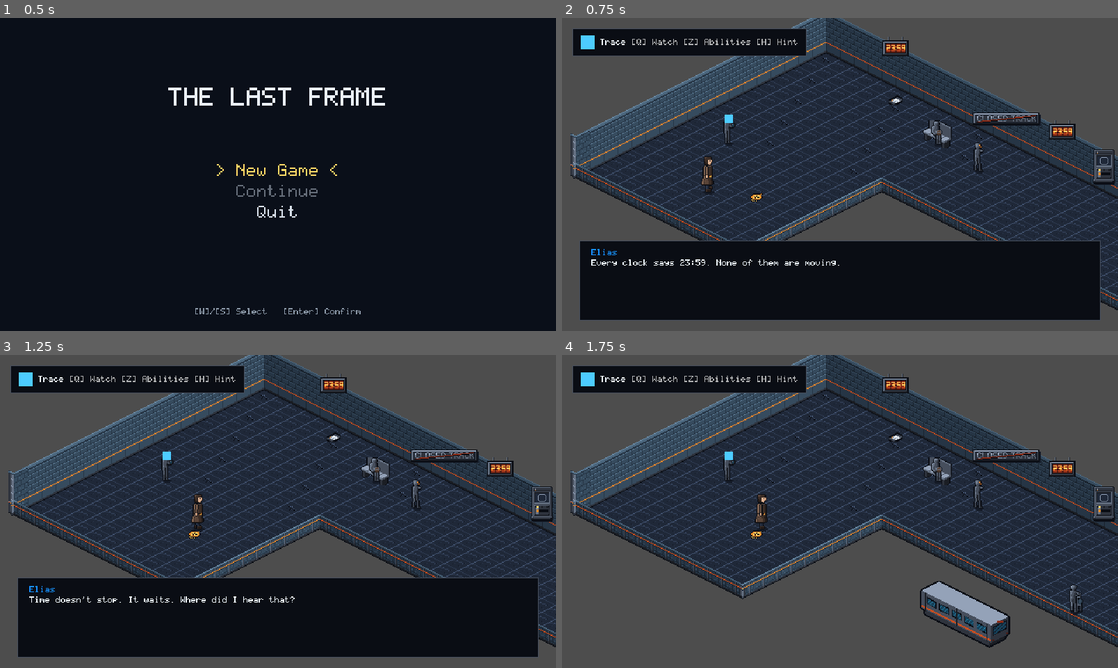
Above: before the commit, frames 1-4 (two rows, left to right).
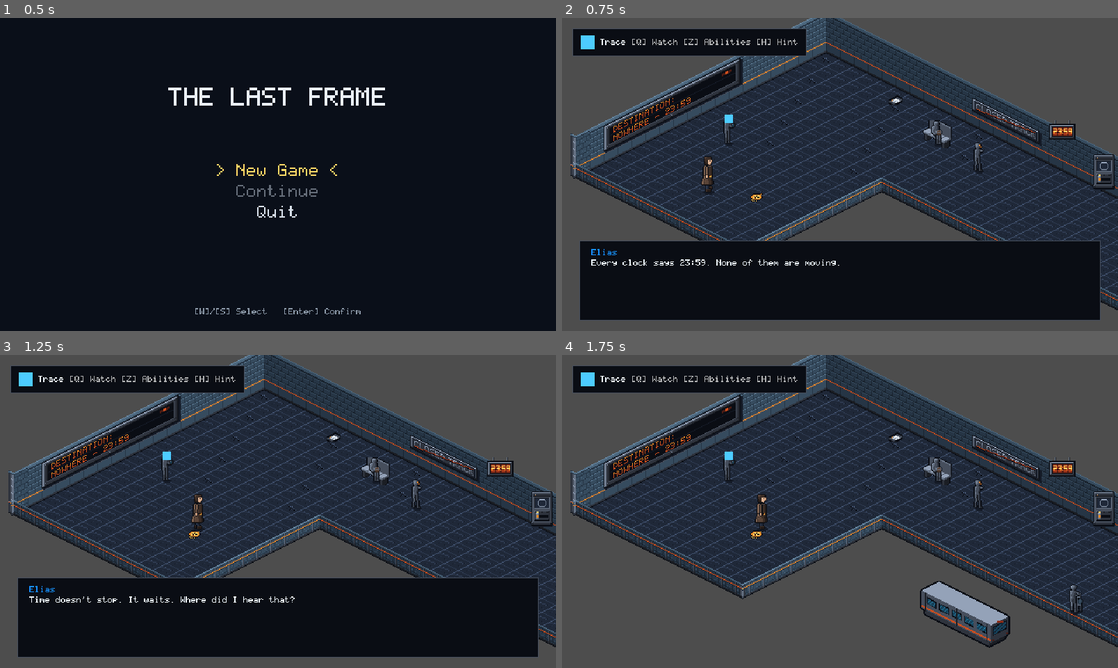
Above: after the commit, the same moments.

Repository: Zeeynrs/the-last-frame
Game: Godot game, scene res://scenes/boot/Boot.tscn
The game is run twice, just before and just after one commit, with the same random seed, the same clock (stepped at 60 frames per second) and the same inputs.
Inputs (mouse positions are in pixels of both pictures, inside the frame that each line leads up to):
- Up to frame 1 (0.5 s): no input
- Up to frame 2 (0.75 s): tap Enter at 0.5 s; move the mouse to (962, 158) at 0.52 s; hold D (move_right) from 0.53 s (still down); hold Mouse wheel down (ability_next) from 0.53 s (still down); click (962, 158) at 0.67 s
- Up to frame 3 (1.25 s): keep holding D (move_right); keep holding Mouse wheel down (ability_next); tap Space at 0.77 s
- Up to frame 4 (1.75 s): release D (move_right) at 1.25 s; release Mouse wheel down (ability_next) at 1.25 s; drag from (728, 527) to (1062, 508) at 1.27 s

Frame 1 is identical in both runs. In frame 2, 3.3% of the frame differs, in the area x 7-100%, y 6-55%; in frame 3, 3.3%; in frame 4, 3.3%.

Commit message:
feat(TLF-069): integrate TLF-073 sheared plaques, fix selector mounts, and deduplicate clock

Diff:
--- a/scenes/chapters/ch01/rooms/arrival_platform.tscn
+++ b/scenes/chapters/ch01/rooms/arrival_platform.tscn
@@ -58,7 +58,8 @@
 [ext_resource type="Texture2D" path="res://assets/environments/ch01/ch01_env_wall_subterranean_corner_w_turn_outer_idle.png" id="art_corner_w_turn_outer"]
 [ext_resource type="Texture2D" path="res://assets/environments/ch01/ch01_env_wall_partition_low_s_idle.png" id="art_wall_partition_low_s"]
 [ext_resource type="Texture2D" path="res://assets/environments/ch01/ch01_env_wall_partition_low_e_idle.png" id="art_wall_partition_low_e"]
-[ext_resource type="Texture2D" path="res://assets/props/ch01/ch01_prop_notice_closed_track_idle.png" id="art_notice_closed_track"]
+[ext_resource type="Texture2D" path="res://assets/props/ch01/ch01_prop_departure_board_nowhere_w_idle.png" id="art_departure_board"]
+[ext_resource type="Texture2D" path="res://assets/props/ch01/ch01_prop_notice_closed_track_n_idle.png" id="art_notice_closed_track"]
 
 [sub_resource type="CircleShape2D" id="CircleShape2D_door"]
 radius = 10.0
@@ -449,19 +450,22 @@
 [node name="Wall_Fixtures" type="Node2D" parent="."]
 y_sort_enabled = true
 z_index = 7
-[node name="Clock_2" type="Sprite2D" parent="Wall_Fixtures"]
-position = Vector2(400, 66)
-offset = Vector2(-16, -20)
-centered = false
-texture = ExtResource("5_clock")
+
+[node name="DepartureBoard" type="Sprite2D" parent="Wall_Fixtures"]
+position = Vector2(64, 148)
+offset = Vector2(0, -80)
+centered = false
+texture = ExtResource("art_departure_board")
+
 [node name="Clock_8" type="Sprite2D" parent="Wall_Fixtures"]
 position = Vector2(592, 162)
 offset = Vector2(-16, -20)
 centered = false
 texture = ExtResource("5_clock")
+
 [node name="ClosedTrackNotice" type="Sprite2D" parent="Wall_Fixtures"]
-position = Vector2(528, 146)
-offset = Vector2(-40, -14)
+position = Vector2(488, 116)
+offset = Vector2(0, 0)
 centered = false
 texture = ExtResource("art_notice_closed_track")
 [node name="YSort_Actors" type="Node2D" parent="."]
@@ -498,7 +502,7 @@
 shape = SubResource("CircleShape2D_so_interact14")
 
 [node name="Presenter" type="Sprite2D" parent="selector_line"]
-position = Vector2(0, -28)
+position = Vector2(0, -22)
 z_index = 7
 z_as_relative = false
 script = ExtResource("so_sel_pres")
@@ -518,7 +522,7 @@
 shape = SubResource("CircleShape2D_so_interact14")
 
 [node name="Presenter" type="Sprite2D" parent="selector_platform"]
-position = Vector2(0, -28)
+position = Vector2(0, -22)
 z_index = 7
 z_as_relative = false
 script = ExtResource("so_sel_pres")
@@ -538,7 +542,7 @@
 shape = SubResource("CircleShape2D_so_interact14")
 
 [node name="Presenter" type="Sprite2D" parent="selector_car"]
-position = Vector2(0, -28)
+position = Vector2(0, -22)
 z_index = 7
 z_as_relative = false
 script = ExtResource("so_sel_pres")
--- a/tests/chapters/ch01/test_ch01_art_integration.gd
+++ b/tests/chapters/ch01/test_ch01_art_integration.gd
@@ -299,22 +299,22 @@
 	_assert_true(walls.get_node_or_null("Corner_Low_12_18") != null, "arrival_platform: Corner_Low_12_18 exists")
 	_assert_true(walls.get_node_or_null("Corner_W_Turn_0_18") != null, "arrival_platform: Corner_W_Turn_0_18 exists")
 
-	# Wall_Fixtures: 2 clocks at (400, 66) and (592, 162), plus TLF-063 departure board and notice
+	# Wall_Fixtures: Clock_8 at (592, 162), plus TLF-073 departure board and notice
 	var fixtures := inst.get_node_or_null("Wall_Fixtures") as Node2D
 	_assert_true(fixtures != null, "arrival_platform: Wall_Fixtures exists")
 	_assert_eq(fixtures.z_index, 7, "arrival_platform: Wall_Fixtures at z_index 7")
 	var clk2 := fixtures.get_node_or_null("Clock_2") as Sprite2D
 	var clk8 := fixtures.get_node_or_null("Clock_8") as Sprite2D
-	_assert_true(clk2 != null, "arrival_platform: Clock_2 exists")
+	_assert_true(clk2 == null, "arrival_platform: Clock_2 removed near spawn (departure board carries 23:59)")
 	_assert_true(clk8 != null, "arrival_platform: Clock_8 exists")
-	_assert_eq(clk2.position, Vector2(400, 66), "arrival_platform: Clock_2 at (400, 66)")
 	_assert_eq(clk8.position, Vector2(592, 162), "arrival_platform: Clock_8 at (592, 162)")
 
 	var dep_board := fixtures.get_node_or_null("DepartureBoard") as Sprite2D
 	var closed_track := fixtures.get_node_or_null("ClosedTrackNotice") as Sprite2D
-	_assert_true(dep_board == null, "arrival_platform: DepartureBoard removed pending TLF-073 sheared W-face variant")
+	_assert_true(dep_board != null, "arrival_platform: DepartureBoard exists")
 	_assert_true(closed_track != null, "arrival_platform: ClosedTrackNotice exists")
-	_assert_eq(closed_track.position, Vector2(528, 146), "arrival_platform: ClosedTrackNotice at (528, 146)")
+	_assert_eq(dep_board.position, Vector2(64, 148), "arrival_platform: DepartureBoard at (64, 148)")
+	_assert_eq(closed_track.position, Vector2(488, 116), "arrival_platform: ClosedTrackNotice at (488, 116)")
 
 	# YSort_Actors: Bench at (448, 168), Stalled car at (480, 336)
 	var actors := inst.get_node_or_null("YSort_Actors") as Node2D
Binary file changed: docs/handoffs/TLF-069/doc_arrival_v2_gate.png
Binary file changed: docs/handoffs/TLF-069/doc_arrival_v2_pit_edge.png
Binary file changed: docs/handoffs/TLF-069/doc_arrival_v2_spawn.png
Binary file changed: docs/handoffs/TLF-069/doc_arrival_v2_watch.png
Not shown, changed: docs/handoffs/TLF-069/TLF-069_HANDOFF_REPORT.md
Not shown, changed: docs/handoffs/TLF-069/WIP_STATUS.md
